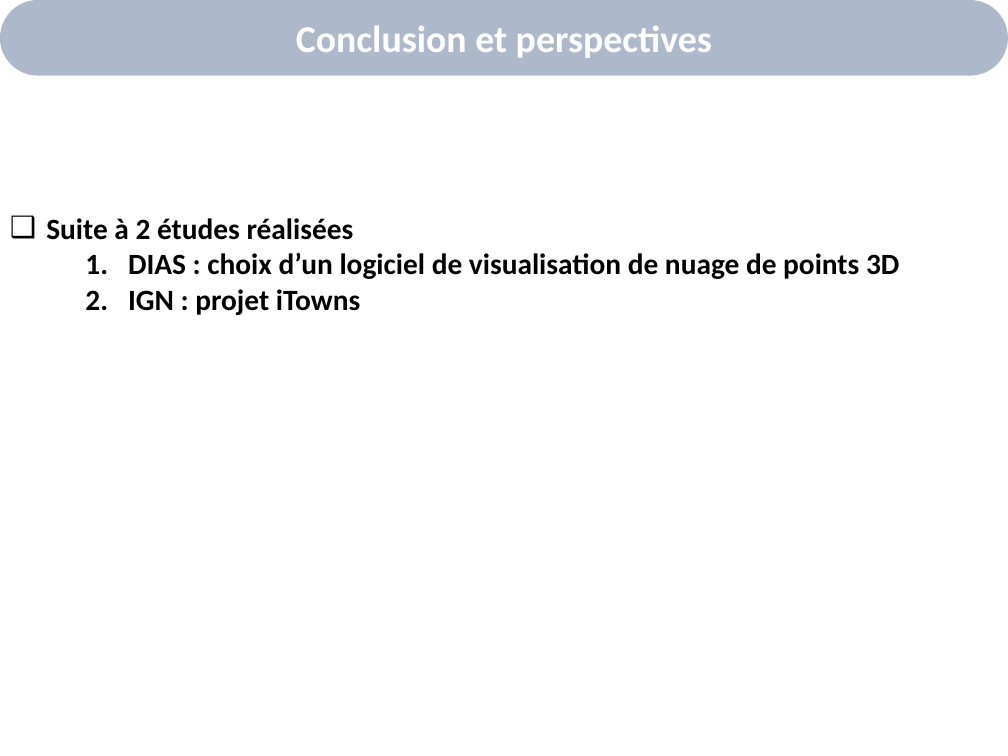
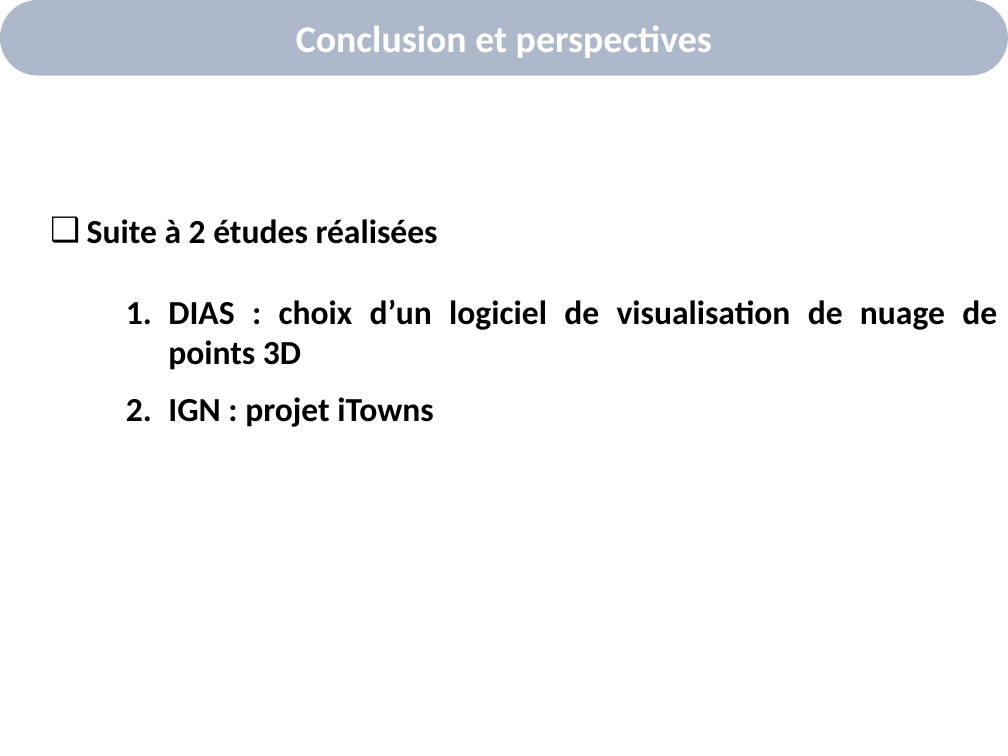
Before and after one commit to alkra/benchOKR, a slide deck: slide 4 of doc/presentationCopil/presentationVersion22Mars.pptx. Drawn at 1008x756 pixels with LibreOffice and Linux fonts; fonts in the diff are those of the drawing; background and template pictures are left out. Boxes give left, top, right and bottom in pixels: in the first picture for what was removed or moved away, otherwise in the second. Text is boxed around its words. In the diff, an @@ line names an element or a change of style, - is before the commit and + after.

```diff
--- a/doc/presentationCopil/presentationVersion22Mars.pptx
+++ b/doc/presentationCopil/presentationVersion22Mars.pptx
@@ text "Suite à 2 études réalisées": place and size @@
-text "Suite à 2 études réalisées" at <box>46,218,899,315</box>
+text "Suite à 2 études réalisées" at <box>87,219,997,427</box>
@@ text "Suite à 2 études réalisées" at <box>87,219,997,427</box>: size 21 to 24 pt; more space between paragraphs @@
```
Also in this commit, not shown: 9 other slides changed, 3 slides added, 3 slides removed, 1 other file.
